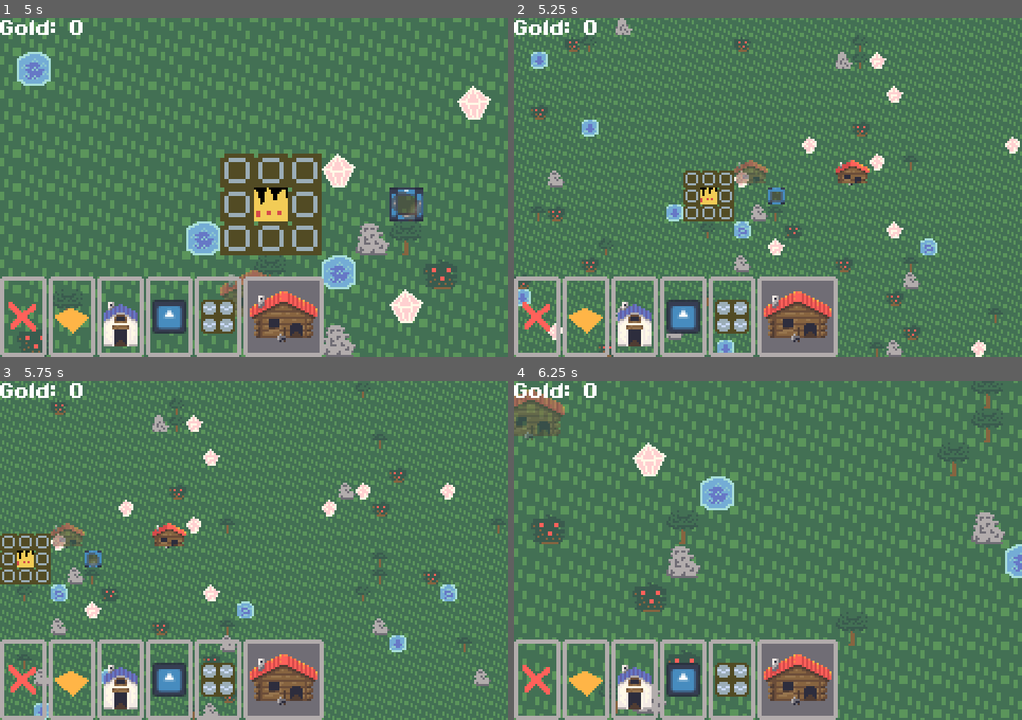
Above: before the commit, frames 1-4 (two rows, left to right).
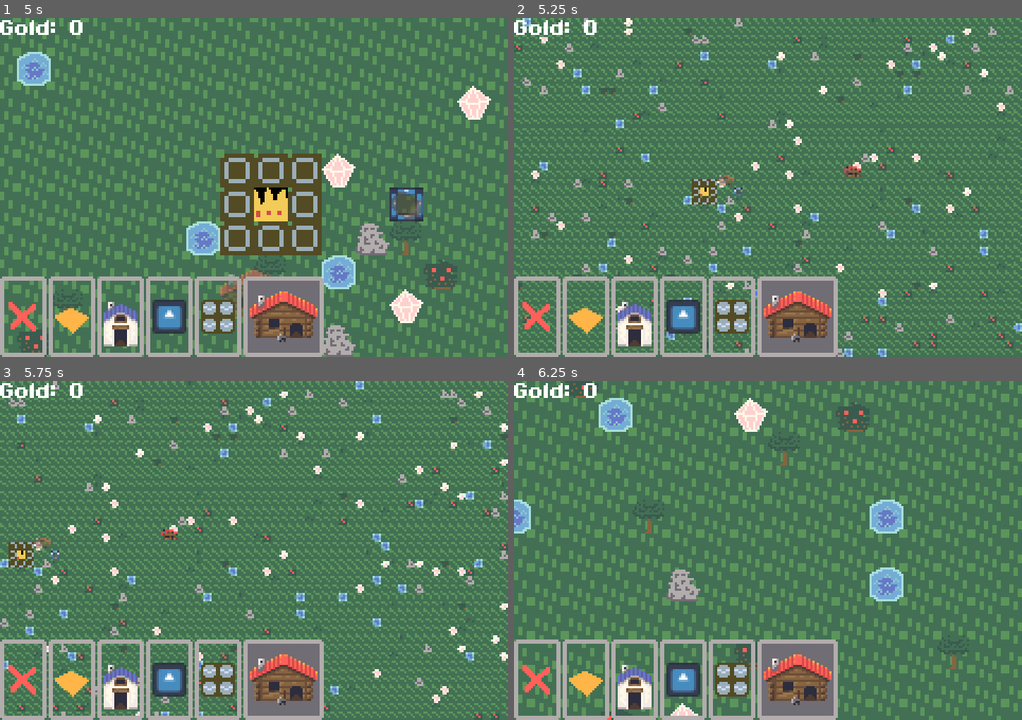
Above: after the commit, the same moments.

Repository: comfy-gamedev/ludum-dare-60
Game: Godot game, scene res://scenes/main/main.tscn
Two runs of this game, one before a commit and one after it. Both use one fixed random seed, a clock stepped at 60 frames per second and the inputs below. The engine's default icon, where the game draws it, is replaced by a stand-in: a white triangle on a blue panel in a dark square.
Inputs (mouse positions are in pixels of both pictures, inside the frame that each line leads up to):
- Up to frame 1 (5 s): click (25, 316) at 0.52 s; click (71, 316) at 1.27 s; click (121, 316) at 2.02 s; click (167, 316) at 2.77 s; click (218, 316) at 3.52 s; click (284, 316) at 4.27 s
- Up to frame 2 (5.25 s): move the mouse to (879, 170) at 5.02 s; hold D (pan_right) from 5.03 s (still down); hold Mouse wheel up (zoom_toggle) from 5.03 s (still down); click (879, 170) at 5.17 s
- Up to frame 3 (5.75 s): keep holding D (pan_right); keep holding Mouse wheel up (zoom_toggle)
- Up to frame 4 (6.25 s): move the mouse to (666, 567) at 5.77 s; release D (pan_right) at 5.78 s; release Mouse wheel up (zoom_toggle) at 5.78 s; hold S (pan_down) from 5.78 s (still down); tap Mouse wheel up (zoom_toggle) at 5.85 s

Frame 1 is identical in both runs. In frame 2, 38% of the frame differs, in the area x 0-100%, y 0-100%; in frame 3, 38%; in frame 4, 48%.

Commit message:
add z for zoom

Diff:
--- a/project.godot
+++ b/project.godot
@@ -213,6 +213,23 @@
 "pressed": true,
 "double_click": false,
 "script": null
+), Object(InputEventKey,
+"resource_local_to_scene": false,
+"resource_name": "",
+"device": 16,
+"window_id": 0,
+"alt_pressed": false,
+"shift_pressed": false,
+"ctrl_pressed": false,
+"meta_pressed": false,
+"pressed": false,
+"keycode": 0,
+"physical_keycode": 90,
+"key_label": 0,
+"unicode": 0,
+"location": 0,
+"echo": false,
+"script": null
 )]
 }
 
--- a/scenes/main/main.gd
+++ b/scenes/main/main.gd
@@ -141,7 +141,7 @@
 
 func _unhandled_input(event: InputEvent) -> void:
 	if event.is_action_pressed("zoom_toggle"):
-		camera_2d.zoom = Vector2(0.5, 0.5) if camera_2d.zoom == Vector2.ONE else Vector2.ONE
+		camera_2d.zoom = Vector2(0.25, 0.25) if camera_2d.zoom == Vector2.ONE else Vector2.ONE
 
 	elif event is InputEventMouseButton:
 		if event.pressed and event.button_index == MOUSE_BUTTON_LEFT:
